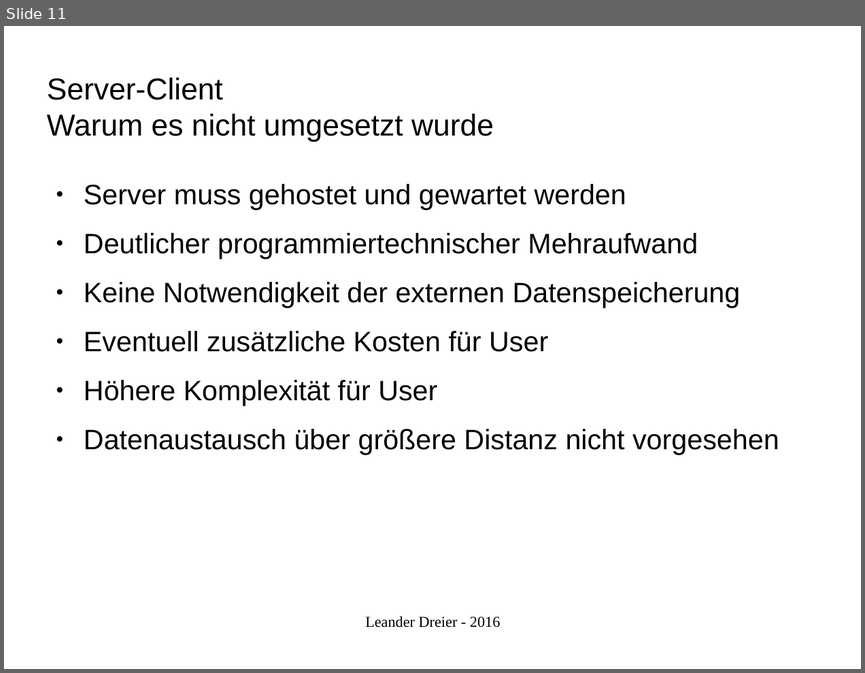
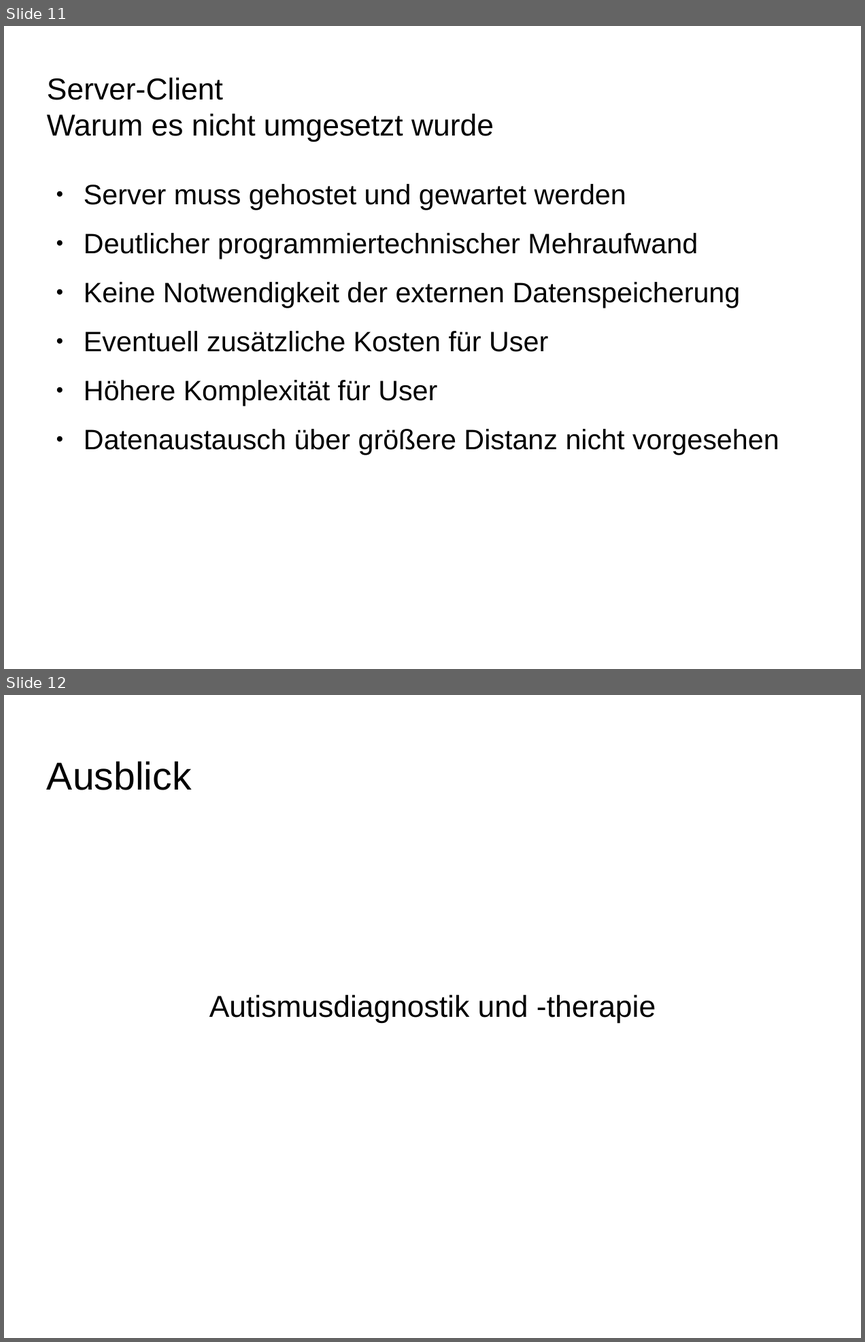
Before and after one commit to leletec/NameMemo, a slide deck: ref.odp. Shown one above the other, each under a label of ours: slide 11 before the commit, slides 11 and 12 after it. The pictures are 865x673 and 865x1342 pixels, drawn with LibreOffice and Linux fonts; fonts in the diff are those of the drawing; background and template pictures are left out. Boxes give left, top, right and bottom in pixels: in the first picture for what was removed or moved away, otherwise in the second. Text is boxed around its words. In the diff, an @@ line names an element or a change of style, - is before the commit and + after.

```diff
--- a/ref.odp
+++ b/ref.odp
@@ slide 12 added at (4, 695, 861, 1338), background picture (left out) @@
@@ title added at (47, 761, 192, 790), 36 pt, text #000000 @@
+Ausblick
@@ subtitle added at (209, 994, 655, 1023), 28 pt, text #000000 @@
+Autismusdiagnostik und -therapie
@@ slide 11 changed as well @@
@@ text removed at (365, 616, 500, 627) @@
-Leander Dreier - 2016
```
Also in this commit, not shown: 11 other slides changed, 1 slide removed.
